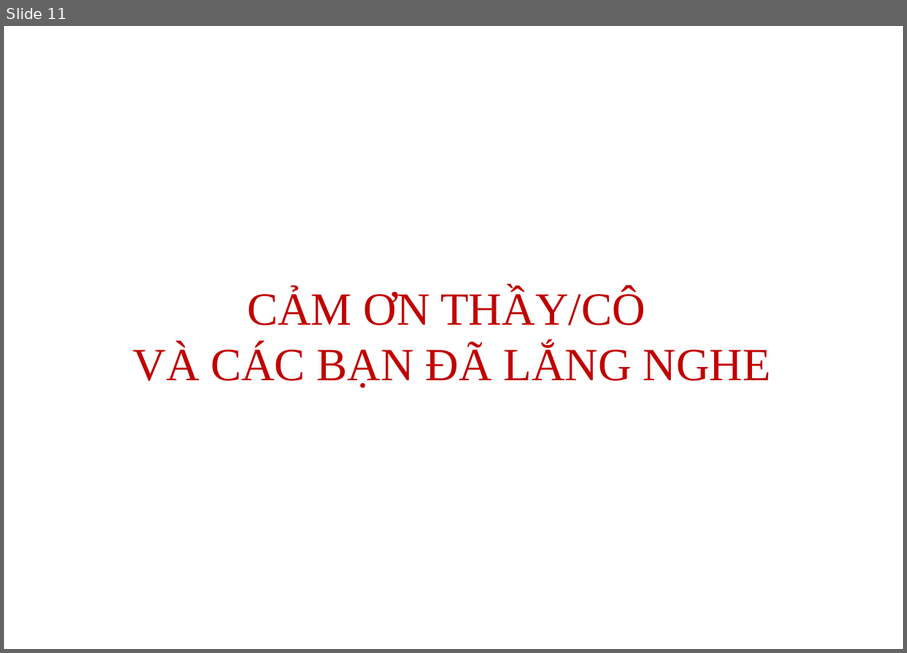
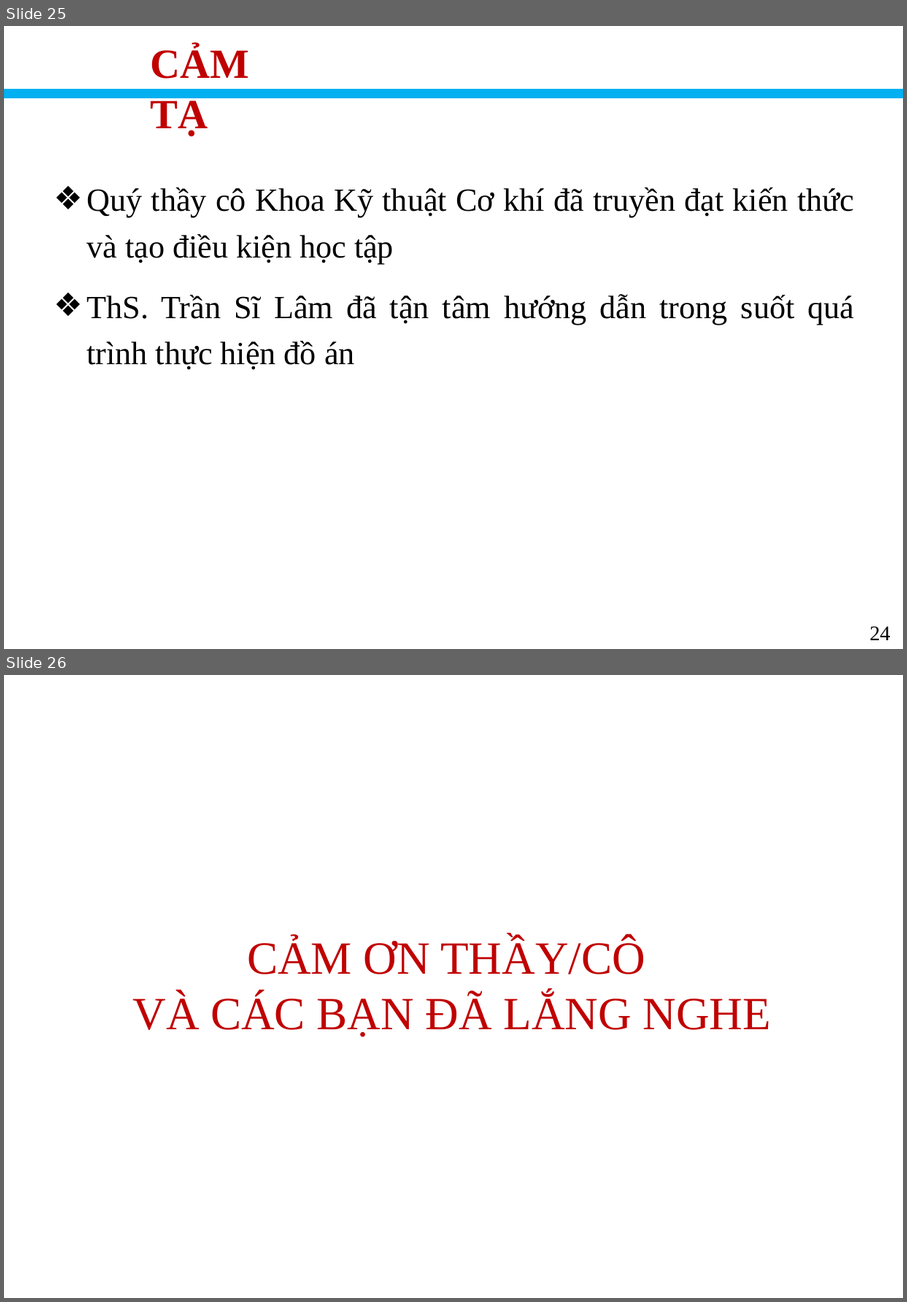
Before and after one commit to ruibi2204/Do_an_Delta.Robot_Dang_Rui_Bi, a slide deck: Thuyết minh _ Trình bày/Trình bày.pptx. Shown one above the other, each under a label of ours: slide 11 before the commit, slides 25 and 26 after it. The pictures are 907x653 and 907x1302 pixels, drawn with LibreOffice and Linux fonts; fonts in the diff are those of the drawing; background and template pictures are left out. Boxes give left, top, right and bottom in pixels: in the first picture for what was removed or moved away, otherwise in the second. Text is boxed around its words. In the diff, an @@ line names an element or a change of style, - is before the commit and + after.

```diff
--- a/Thuyết minh _ Trình bày/Trình bày.pptx
+++ b/Thuyết minh _ Trình bày/Trình bày.pptx
@@ slide 25 added at (4,26,903,649), background #FFFFFF @@
@@ text added at (151,46,250,136), 36 pt, text #C00000, bold @@
+CẢM TẠ
@@ line added from (4, 93) to (903, 93), #00B0F0 8 pt @@
@@ text added at (87,187,854,370), 28 pt, text #000000 @@
+❖ Quý thầy cô Khoa Kỹ thuật Cơ khí đã truyền đạt kiến thức và tạo điều kiện học tập
+❖ ThS. Trần Sĩ Lâm đã tận tâm hướng dẫn trong suốt quá trình thực hiện đồ án
@@ text added at (870,626,890,640), 18 pt, text #000000 @@
+24
@@ what was slide 11 is now slide 26 @@
```
Also in this commit, not shown: 2 slides changed, 22 other slides added, 10 slides removed, 13 other files.
